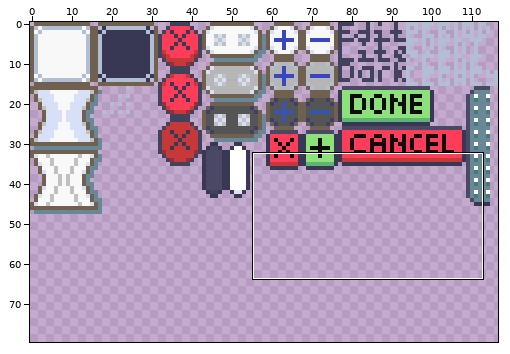
Two states of a sprite sheet, assets/spritesheet.png. The picture above shows the old version from afar; the outline marks the close-up.
Close-up. First the earlier version:
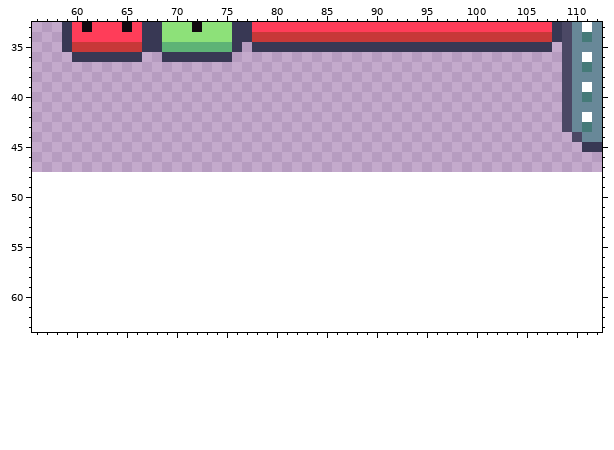
The file is 117x48 pixels. Shown: x 56..112, y 33..63. The old version is drawn lined up with the new one, on the new canvas. The commit also changed other parts of the picture, which this record leaves out.
Now the later version:
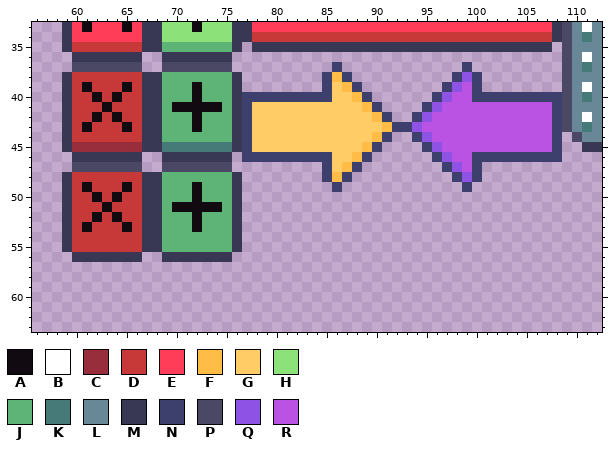
Palette (. is transparent): A #120a11  B #ffffff  C #982e3c  D #c73838  E #ff3d59  F #ffbc47  G #ffcc65  H #8de179  J #5eb376  K #457a78  L #688898  M #383854  N #3d406d  P #4b4865  Q #8e53e4  R #ba53e4
Edits made:
canvas 117x48 -> 117x80
y 37: x 60..66 ....... -> PPPPPPP; x 69..75 ....... -> PPPPPPP; x 86 . -> N; x 99 . -> N
y 38: x 59..76 .................. -> MDDDDDDDMMJJJJJJJM; x 85..87 ... -> NFN; x 98..100 ... -> NQN
y 39: x 59..76 .................. -> MDADDDADMMJJJAJJJM; x 85..88 .... -> NGFN; x 97..100 .... -> NQRN
y 40: x 59..89 ............................... -> MDDADADDMMJJJAJJJMNNNNNNNNNGGFN; x 96..108 ............. -> NQRRNNNNNNNNN
y 41: x 59..90 ................................ -> MDDDADDDMMJAAAAAJMNGGGGGGGGGGGFN; x 95..108 .............. -> NQRRRRRRRRRRRN
y 42: x 59..91 ................................. -> MDDADADDMMJJJAJJJMNGGGGGGGGGGGGFN; x 94..108 ............... -> NQRRRRRRRRRRRRN
y 43: x 59..108 .................................................. -> MDADDDADMMJJJAJJJMNGGGGGGGGGGGGGFNNQRRRRRRRRRRRRRN
y 44: x 59..91 ................................. -> MDDDDDDDMMJJJJJJJMNGGGGGGGGGGGGFN; x 94..108 ............... -> NQRRRRRRRRRRRRN
y 45: x 59..90 ................................ -> MCCCCCCCMMKKKKKKKMNGGGGGGGGGGGFN; x 95..108 .............. -> NQRRRRRRRRRRRN
y 46: x 60..66 ....... -> MMMMMMM; x 69..75 ....... -> MMMMMMM; x 77..89 ............. -> NNNNNNNNNGGFN; x 96..108 ............. -> NQRRNNNNNNNNN
y 47: x 60..66 ....... -> PPPPPPP; x 69..75 ....... -> PPPPPPP; x 85..88 .... -> NGFN; x 97..100 .... -> NQRN
y 48: x 59..76 .................. -> MDDDDDDDMMJJJJJJJM; x 85..87 ... -> NFN; x 98..100 ... -> NQN
y 49: x 59..76 .................. -> MDADDDADMMJJJAJJJM; x 86 . -> N; x 99 . -> N
y 50: x 59..76 .................. -> MDDADADDMMJJJAJJJM
y 51: x 59..76 .................. -> MDDDADDDMMJAAAAAJM
y 52: x 59..76 .................. -> MDDADADDMMJJJAJJJM
y 53: x 59..76 .................. -> MDADDDADMMJJJAJJJM
y 54..55: x 59..76 .................. -> MDDDDDDDMMJJJJJJJM
y 56: x 60..66 ....... -> MMMMMMM; x 69..75 ....... -> MMMMMMM
Pixel boxes of the changes (left, top, right, bottom) in both close-ups:
added: (62, 62, 562, 262)
